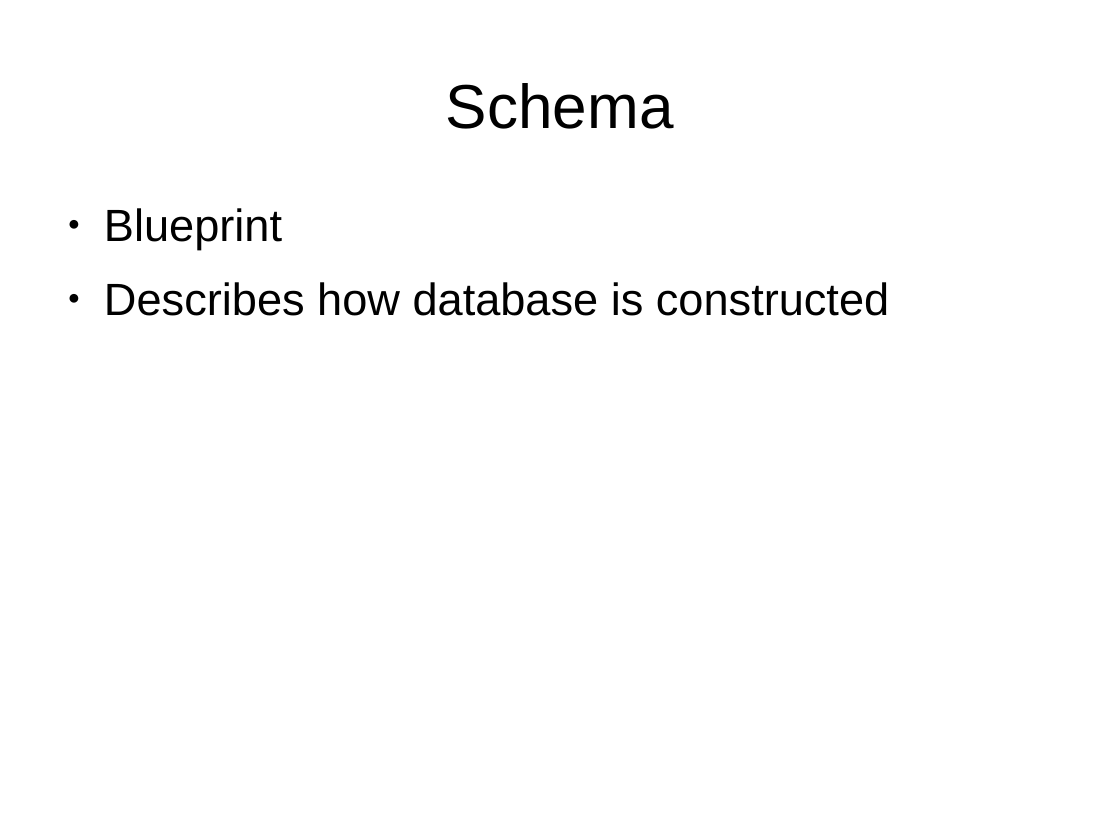
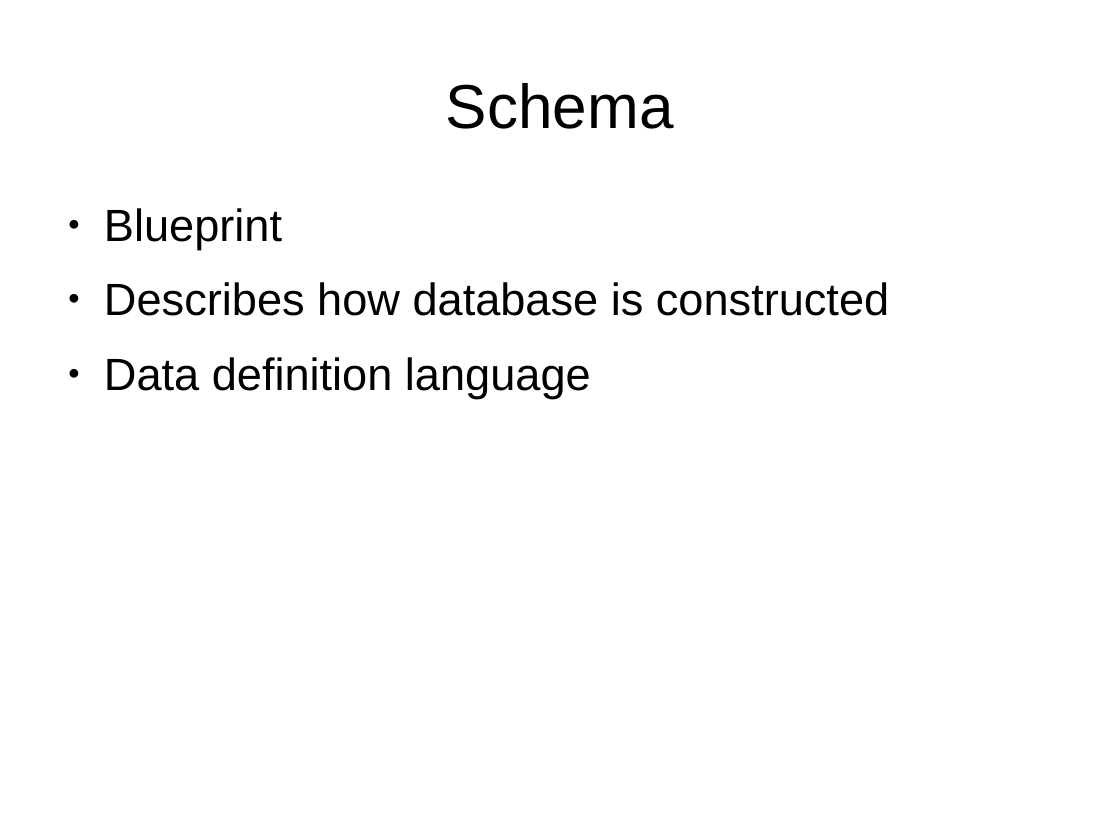
Before and after one commit to Oflameo/intro_to_databases_with_sqlite3, a slide deck: slide 4 of intro_to_databases_with_sqlite3.odp. Drawn at 1120x840 pixels with LibreOffice and Linux fonts; fonts in the diff are those of the drawing. Boxes give left, top, right and bottom in pixels: in the first picture for what was removed or moved away, otherwise in the second. Text is boxed around its words. In the diff, an @@ line names an element or a change of style, - is before the commit and + after.

```diff
--- a/intro_to_databases_with_sqlite3.odp
+++ b/intro_to_databases_with_sqlite3.odp
@@ text at (x1=104, y1=357, x2=591, y2=398): paragraph added @@
+● Data definition language
```
Also in this commit, not shown: 2 slides added, 2 slides removed.
